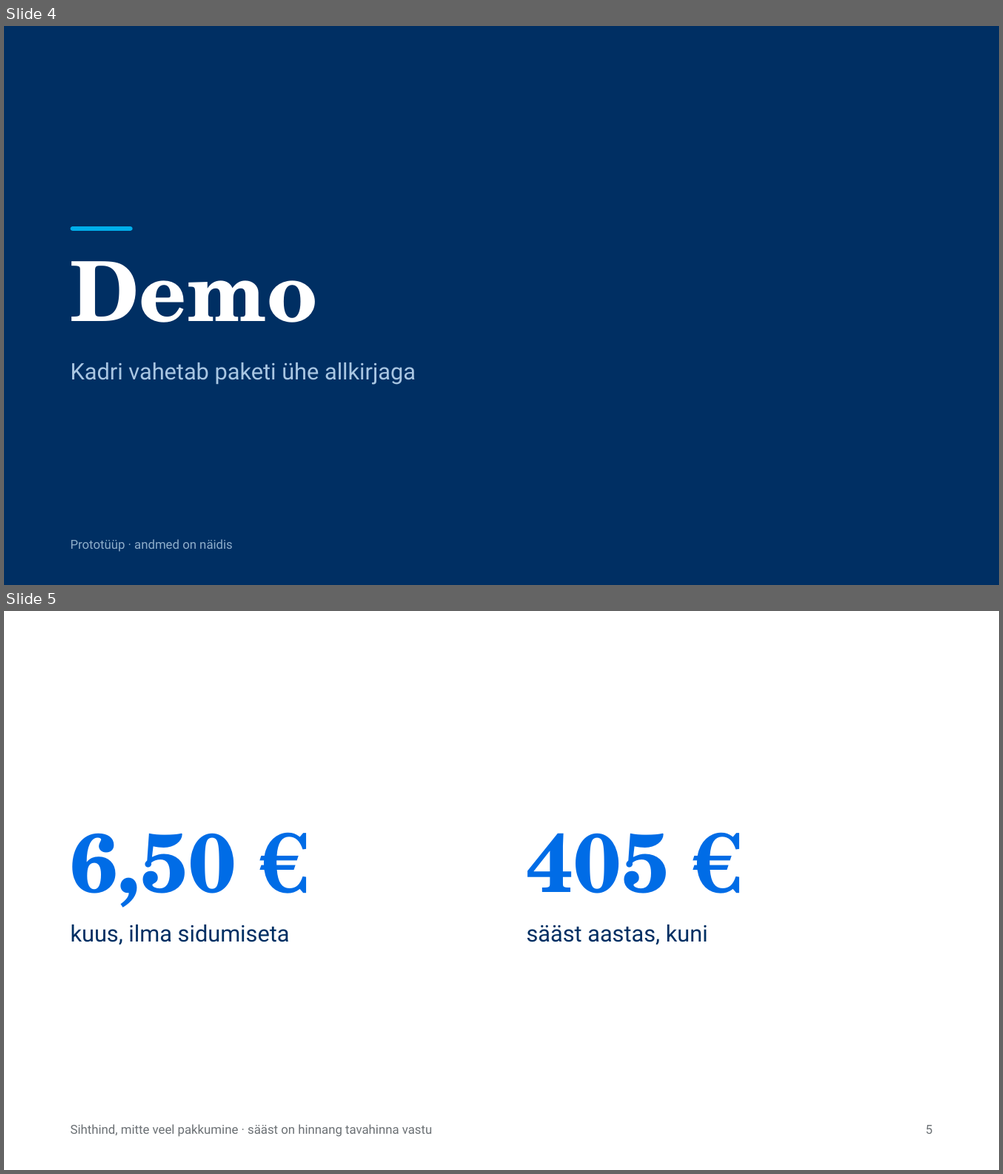
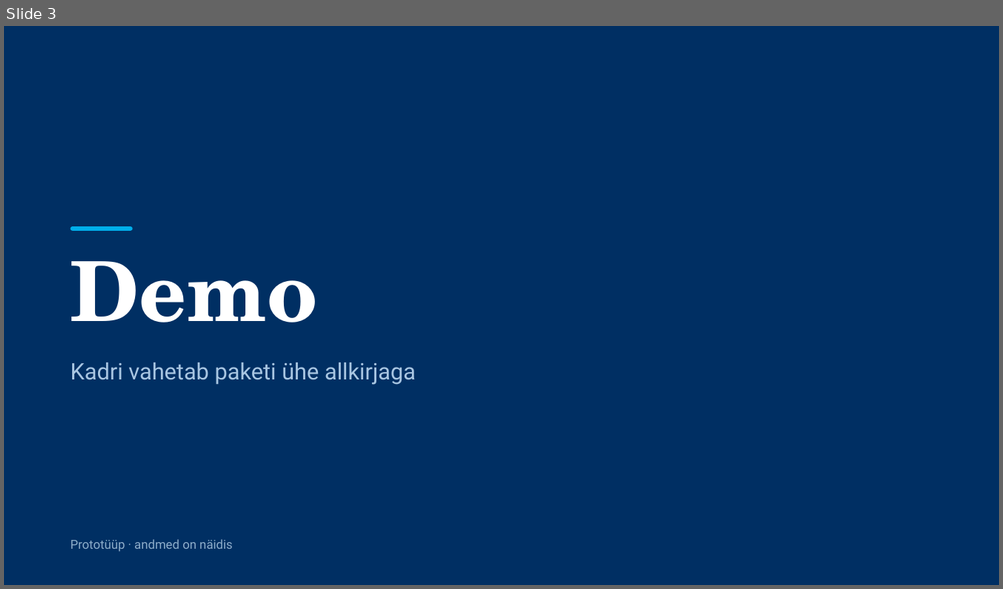
Before and after one commit to ulaurson/tuleva-kogum, a slide deck: esitlus/tuleva-kogum-pitch.pptx. Shown one above the other, each under a label of ours: slides 4 and 5 before the commit, slide 3 after it. The pictures are 1003x1174 and 1003x589 pixels, drawn with LibreOffice and Linux fonts; fonts in the diff are those of the drawing. Boxes give left, top, right and bottom in pixels: in the first picture for what was removed or moved away, otherwise in the second. Text is boxed around its words. In the diff, an @@ line names an element or a change of style, - is before the commit and + after.

```diff
--- a/esitlus/tuleva-kogum-pitch.pptx
+++ b/esitlus/tuleva-kogum-pitch.pptx
@@ slide 5 removed at (4, 611, 999, 1170), background #FFFFFF @@
@@ text removed at (71, 833, 236, 908) @@
-6,50 €
@@ text removed at (526, 833, 669, 894) @@
-405 €
@@ text removed at (71, 925, 290, 945) @@
-kuus, ilma sidumiseta
@@ text removed at (526, 925, 708, 945) @@
-sääst aastas, kuni
@@ text removed at (71, 1125, 432, 1137) @@
-Sihthind, mitte veel pakkumine · sääst on hinnang tavahinna vastu
@@ text removed at (925, 1125, 932, 1134) @@
-5
@@ what was slide 4 is now slide 3 @@
```
Also in this commit, not shown: 3 slides changed, 8 slides added, 5 other slides removed, 1 other file.
